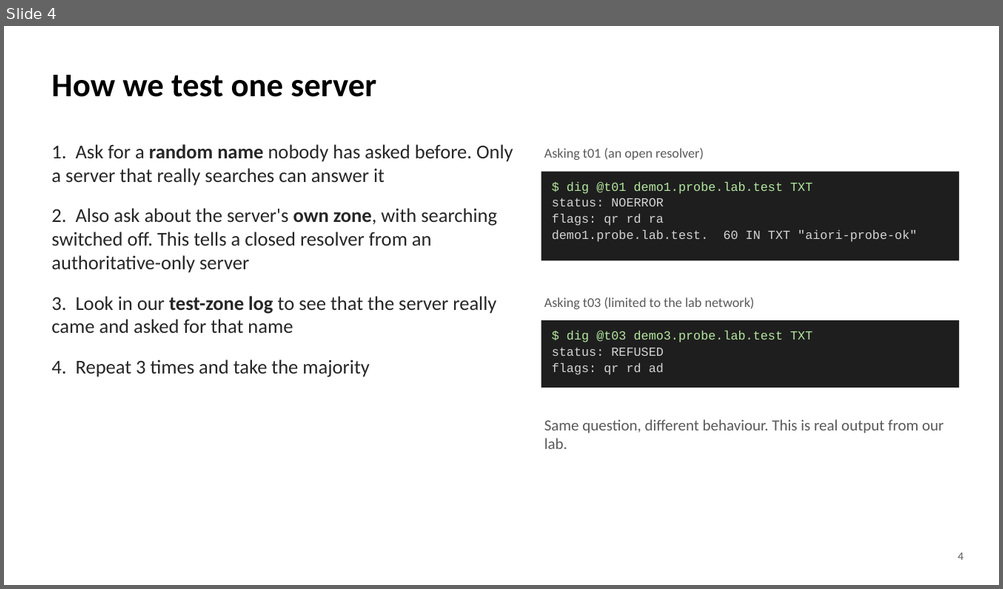
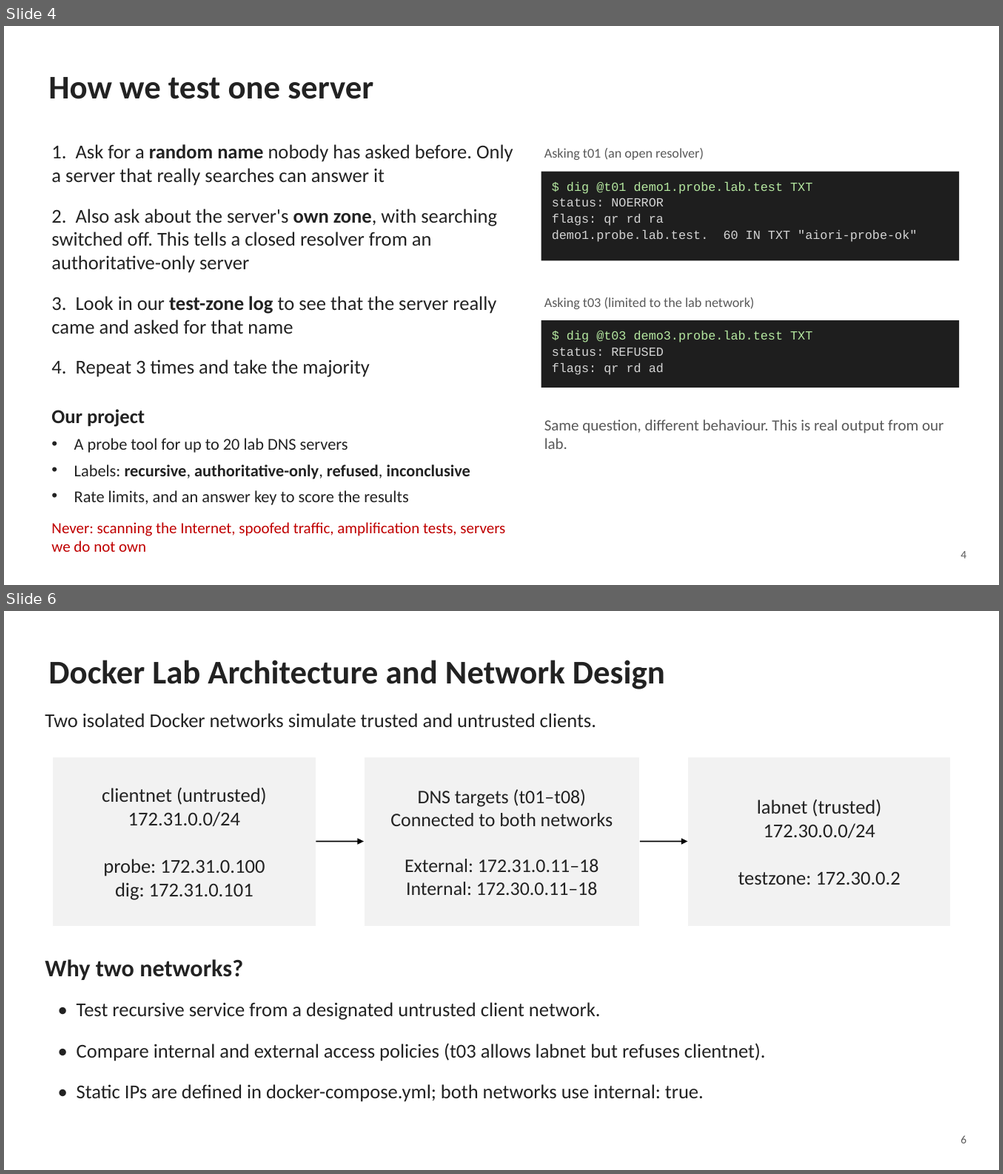
Before and after one commit to saurav-kr1/ps012-dns-resolver-exposure, a slide deck: docs/PS-012_Presentation.pptx. Shown one above the other, each under a label of ours: slide 4 before the commit, slides 4 and 6 after it; the slides between them are not shown. The pictures are 1003x589 and 1003x1174 pixels, drawn with LibreOffice and Linux fonts; fonts in the diff are those of the drawing. Boxes give left, top, right and bottom in pixels: in the first picture for what was removed or moved away, otherwise in the second. Text is boxed around its words. In the diff, an @@ line names an element or a change of style, - is before the commit and + after.

Commit message:
Update final presentation (v2, 16 slides)
Final slide deck with the new lab, rules, results and limitations slides.

```diff
--- a/docs/PS-012_Presentation.pptx
+++ b/docs/PS-012_Presentation.pptx
@@ slide 6 added at (4, 611, 999, 1170), background #FFFFFF @@
@@ text added at (48, 660, 665, 689), 32 pt, text #222222, bold @@
+Docker Lab Architecture and Network Design
@@ text added at (45, 713, 596, 727), 19 pt, text #222222 @@
+Two isolated Docker networks simulate trusted and untrusted clients.
@@ rectangle added at (53, 758, 316, 926), fill #F2F2F2, outline #FFFFFF 1 pt @@
@@ rectangle added at (364, 758, 640, 926), fill #F2F2F2, outline #FFFFFF 1 pt @@
@@ rectangle added at (688, 758, 950, 926), fill #F2F2F2, outline #FFFFFF 1 pt @@
@@ text added at (102, 787, 267, 900), 19 pt, text #222222 @@
+clientnet (untrusted)
+172.31.0.0/24
+probe: 172.31.0.100
+dig: 172.31.0.101
@@ text added at (390, 789, 613, 895), 18.5 pt, text #222222 @@
+DNS targets (t01–t08)
+Connected to both networks
+External: 172.31.0.11–18
+Internal: 172.30.0.11–18
@@ text added at (738, 800, 900, 885), 19 pt, text #222222 @@
+labnet (trusted)
+172.30.0.0/24
+testzone: 172.30.0.2
@@ arrow added from (316, 842) to (364, 842), #000000 1.2 pt @@
@@ arrow added from (640, 842) to (688, 842), #000000 1.2 pt @@
@@ text added at (45, 960, 243, 980), 23 pt, text #222222, bold @@
+Why two networks?
@@ text added at (77, 1002, 600, 1020), 19 pt, text #222222 @@
+• Test recursive service from a designated untrusted client network.
@@ text added at (77, 1043, 765, 1062), 19 pt, text #222222 @@
+• Compare internal and external access policies (t03 allows labnet but refuses clientnet).
@@ text added at (77, 1085, 703, 1102), 19 pt, text #222222 @@
+• Static IPs are defined in docker-compose.yml; both networks use internal: true.
@@ text added at (960, 1136, 966, 1144), 11 pt, text #595959 @@
+6
@@ slide 4 changed as well @@
@@ text "How we test one server" at (48, 77, 373, 99): text colour #000000 to #222222 @@
@@ text "1. Ask for a random ..." at (51, 144, 513, 378): text colour #262626 to #222222 @@
@@ text added at (51, 409, 505, 552), 16 pt, text #222222 @@
+Our project
+• A probe tool for up to 20 lab DNS servers
+• Labels: recursive, authoritative-only, refused, inconclusive
+• Rate limits, and an answer key to score the results
+Never: scanning the Internet, spoofed traffic, amplification tests, servers we do not own
@@ text "4": place and size @@
-text "4" at (957, 553, 963, 560)
+text "4" at (960, 551, 966, 559)
```
Also in this commit, not shown: 9 other slides changed, 5 other slides added, 5 slides removed, 1 other file.
